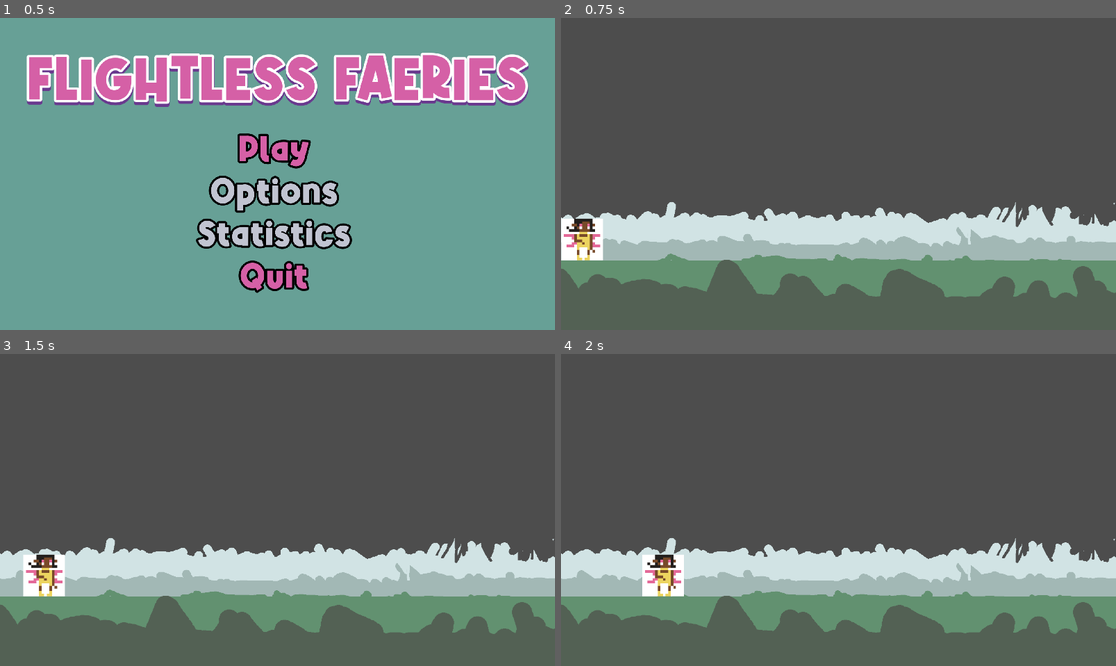
Above: before the commit, frames 1-4 (two rows, left to right).
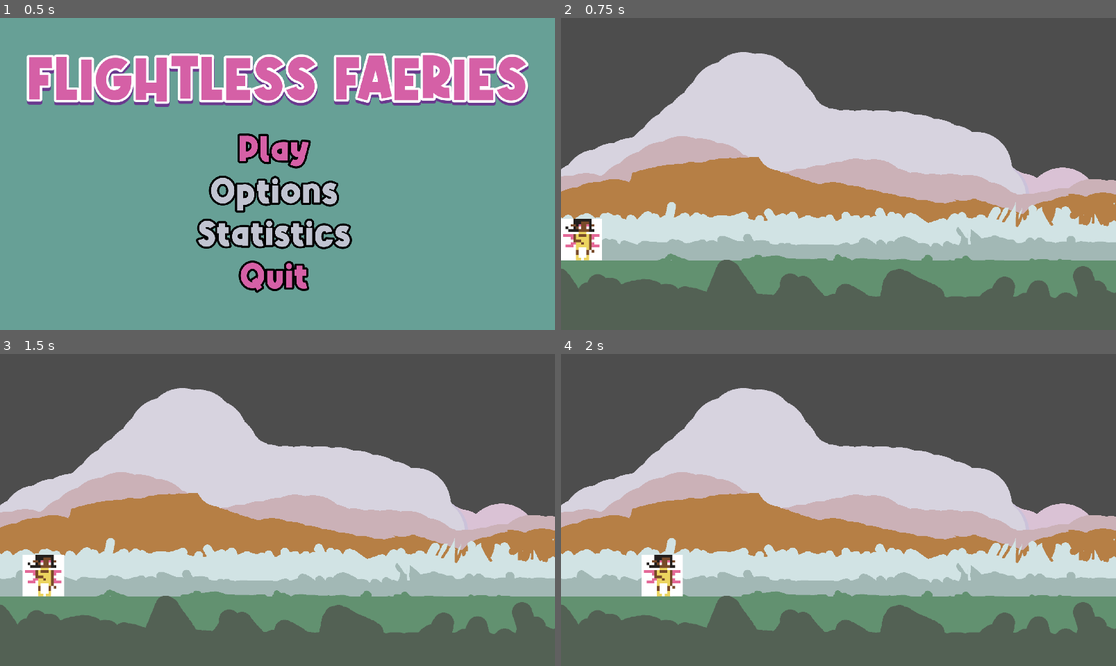
Above: after the commit, the same moments.

Repository: Teakitter/FlightlessFaeries
Game: Godot game, scene res://scenes/menu.tscn
Two runs of this game, one before a commit and one after it. Both use one fixed random seed, a clock stepped at 60 frames per second and the inputs below.
Inputs:
- Up to frame 1 (0.5 s): no input
- Up to frame 2 (0.75 s): click "Play" at 0.5 s
- Up to frame 3 (1.5 s): tap Enter at 1.25 s; hold D (move_right) from 1.28 s (still down)
- Up to frame 4 (2 s): keep holding D (move_right)

Frame 1 is identical in both runs. In frame 2, 31% of the frame differs, in the area x 0-100%, y 10-78%; in frame 3, 31%; in frame 4, 31%.

Commit message:
move player

Diff:
--- a/game/scenes/world.tscn
+++ b/game/scenes/world.tscn
@@ -1,11 +1,14 @@
-[gd_scene load_steps=3 format=3 uid="uid://djuatrov4ws4v"]
+[gd_scene load_steps=4 format=3 uid="uid://djuatrov4ws4v"]
 
 [ext_resource type="PackedScene" uid="uid://coopmfh1typyy" path="res://scenes/player.tscn" id="1_6sj3s"]
 [ext_resource type="PackedScene" uid="uid://bahs5d3jopan3" path="res://scenes/floor.tscn" id="3_jn1ah"]
+[ext_resource type="PackedScene" uid="uid://c7hlq5amwtt01" path="res://scenes/background.tscn" id="3_ua0fx"]
 
 [node name="World" type="Node2D"]
 
 [node name="Floor" parent="." instance=ExtResource("3_jn1ah")]
 
 [node name="Player" parent="." instance=ExtResource("1_6sj3s")]
-position = Vector2(73, 864)
+position = Vector2(70, 767)
+
+[node name="Background" parent="." instance=ExtResource("3_ua0fx")]
